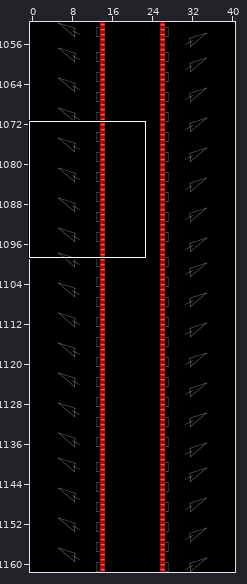
An edit to a level. Tiled map, data/map/main_game_level.tmx. Above: a wide view before the commit, with the close-up outlined.
Close-up. As it was:
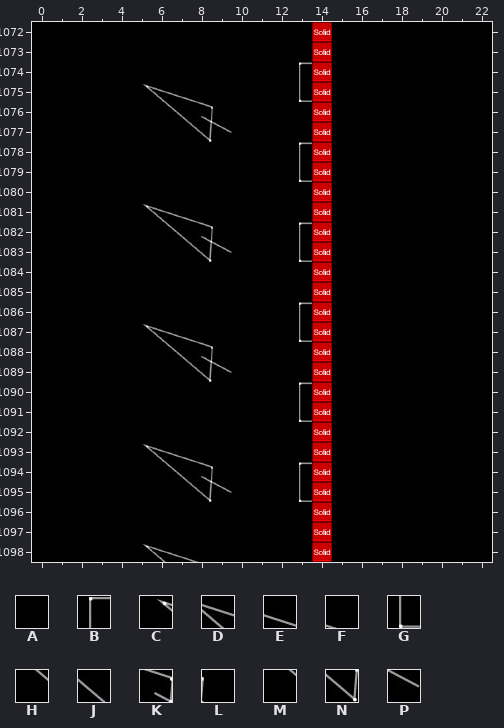
Cells are 32x32 px. Shown: x 0..22, y 1072..1098. The commit also changed other parts of the map, which this record leaves out. The old version is drawn lined up with the new one.
Key: from "section1": A 2; from "section2": B 0, C 1, D 2, E 3, F 4, G 6, H 8, J 9, K 10, L 11, M 15, N 16, P 17.
_ is an empty cell, # one hidden under a higher layer.
Layers that did not change in this view are not listed.
Layer "background" before, first column x 0:
1072 AAAAAAAAAAAAAA#AAAAAAAA
1073 AAAAAAAAAAAAAA#AAAAAAAA
1074 AAAAAAAAAAAAAB#AAAAAAAA
1075 AAAAACDEFAAAAG#AAAAAAAA
1076 AAAAAAHJKLAAAA#AAAAAAAA
1077 AAAAAAAMNPAAAA#AAAAAAAA
1078 AAAAAAAAAAAAAB#AAAAAAAA
1079 AAAAAAAAAAAAAG#AAAAAAAA
1080 AAAAAAAAAAAAAA#AAAAAAAA
1081 AAAAACDEFAAAAA#AAAAAAAA
1082 AAAAAAHJKLAAAB#AAAAAAAA
1083 AAAAAAAMNPAAAG#AAAAAAAA
1084 AAAAAAAAAAAAAA#AAAAAAAA
1085 AAAAAAAAAAAAAA#AAAAAAAA
1086 AAAAAAAAAAAAAB#AAAAAAAA
1087 AAAAACDEFAAAAG#AAAAAAAA
1088 AAAAAAHJKLAAAA#AAAAAAAA
1089 AAAAAAAMNPAAAA#AAAAAAAA
1090 AAAAAAAAAAAAAB#AAAAAAAA
1091 AAAAAAAAAAAAAG#AAAAAAAA
1092 AAAAAAAAAAAAAA#AAAAAAAA
1093 AAAAACDEFAAAAA#AAAAAAAA
1094 AAAAAAHJKLAAAB#AAAAAAAA
1095 AAAAAAAMNPAAAG#AAAAAAAA
1096 AAAAAAAAAAAAAA#AAAAAAAA
1097 AAAAAAAAAAAAAA#AAAAAAAA
1098 AAAAACDEFAAAAA#AAAAAAAA
New version:
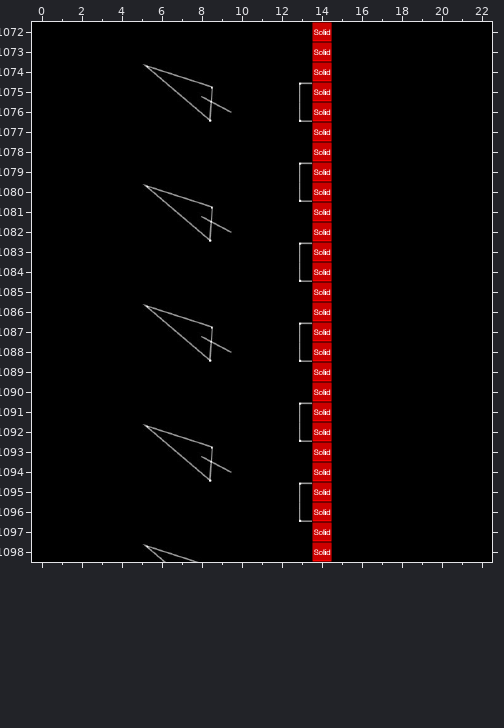
The exact change:
Changed rows in their new state; . is an unchanged cell.
map size 41x2088 -> 41x1450 cells (old content now starts at 0,-462; both pictures use the new coordinates)
Layer "background":
first column x 5:
1074 CDEF....A
1075 AHJKL...B
1076 .AMNP...G
1077 ..AAA....
1078 ........A
1079 ........B
1080 CDEF....G
1081 AHJKL....
1082 .AMNP...A
1083 ..AAA...B
1084 ........G
1086 CDEF....A
1087 AHJKL...B
1088 .AMNP...G
1089 ..AAA....
1090 ........A
1091 ........B
1092 CDEF....G
1093 AHJKL....
1094 .AMNP...A
1095 ..AAA...B
1096 ........G
